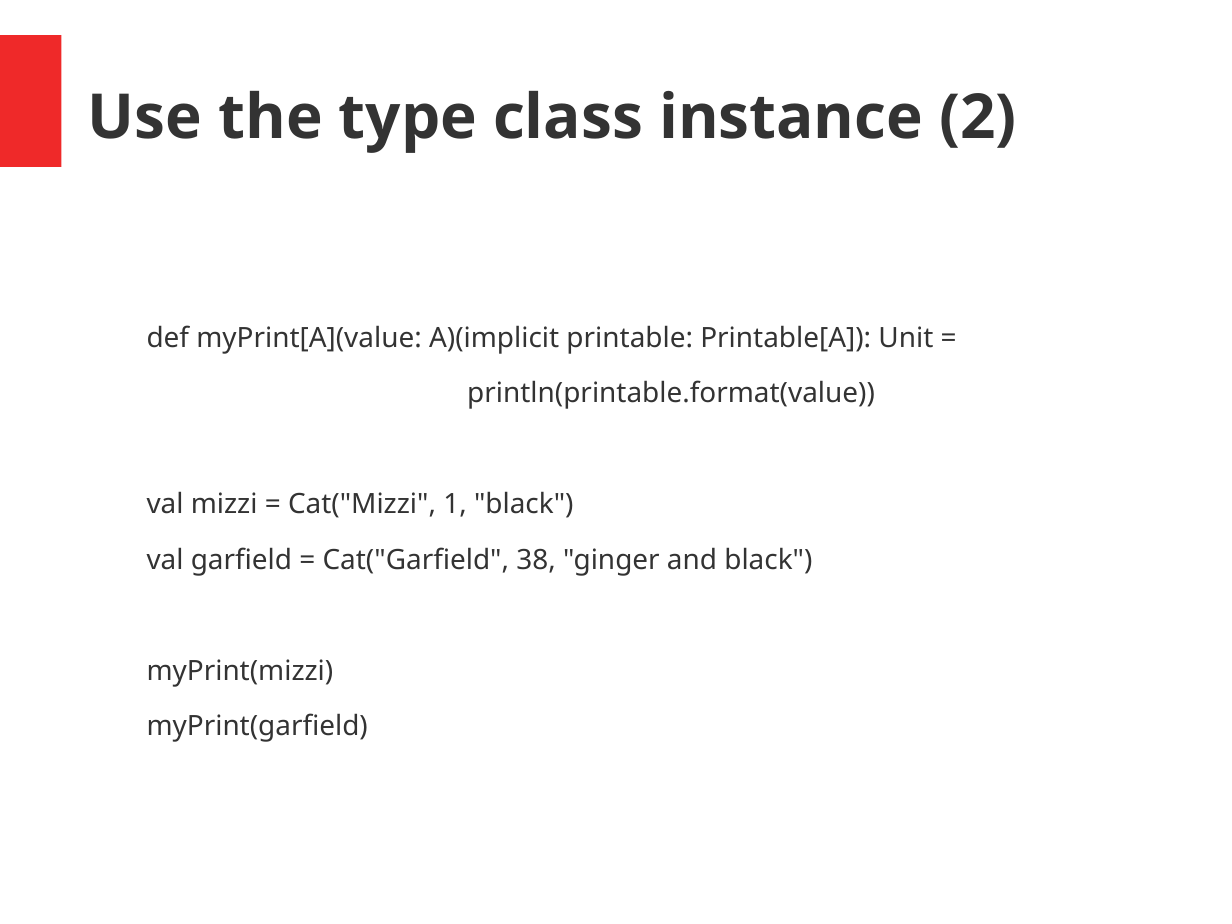
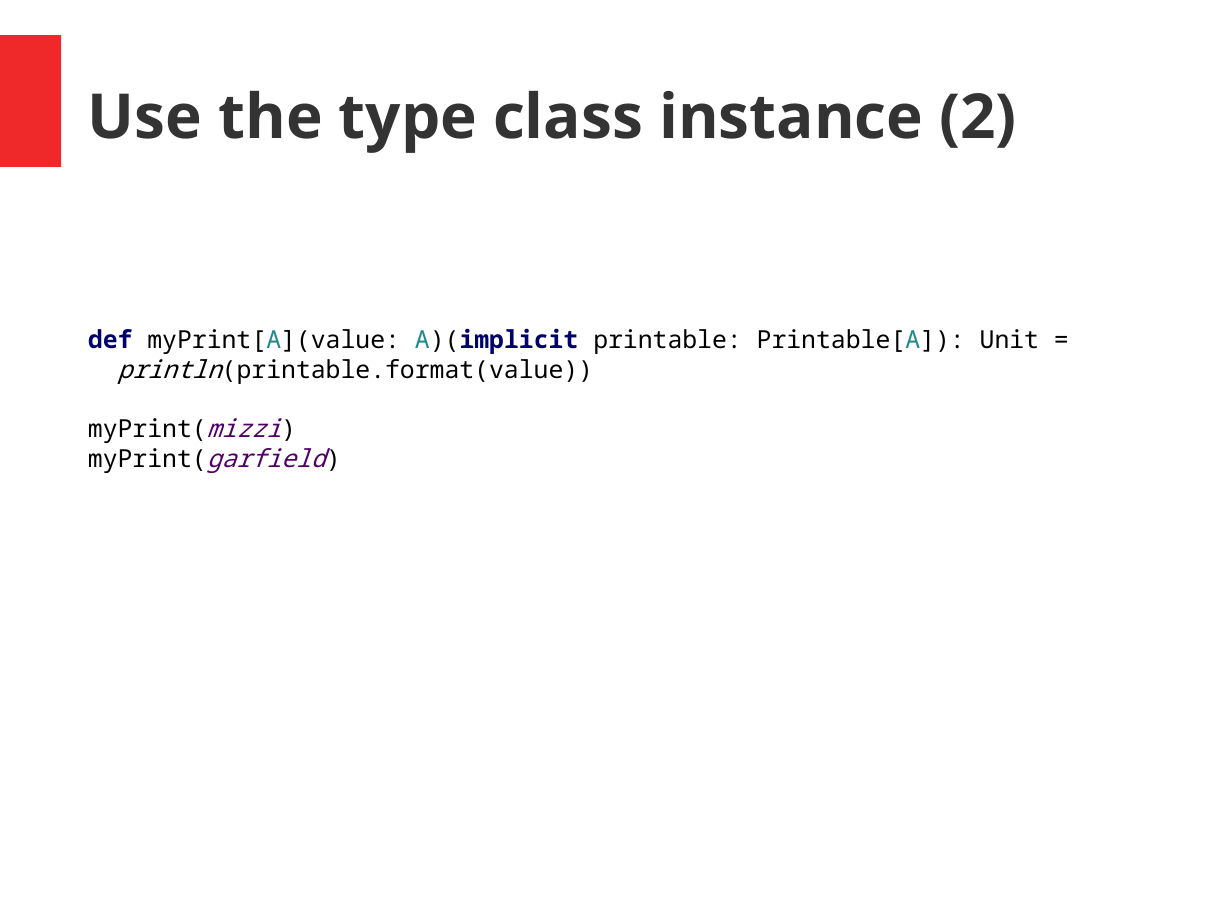
Before and after one commit to hermannhueck/typeclasses, a slide deck: slide 12 of Slides/TypeClasses.pptx (slide 10 before the commit). Drawn at 1232x924 pixels with LibreOffice and Linux fonts; fonts in the diff are those of the drawing. Boxes give left, top, right and bottom in pixels: in the first picture for what was removed or moved away, otherwise in the second. Text is boxed around its words. In the diff, an @@ line names an element or a change of style, - is before the commit and + after.

```diff
--- a/Slides/TypeClasses.pptx
+++ b/Slides/TypeClasses.pptx
@@ text "def myPrint[A](value: A)(implicit printable: Printable[A]): ..." at (x1=88, y1=328, x2=1039, y2=473): size 18 to 16 pt, font Noto Sans to Noto Sans Mono; text colour #333333 to #00006D, bold on in "def A)(implicit"; text colour #333333 to #000000 in "myPrint[A](value: A)(implicit printable: Printable[A]): Unit ...", "println(printable.format(value))", "myPrint(mizzi)", "myPrint(garfield)"; text colour #333333 to #1F888B in "myPrint[A](value: A)(implicit Printable[A]):"; italic on in "println(printable.format(value))", "myPrint(mizzi)", "myPrint(garfield)"; text colour #333333 to #520067 in "myPrint(mizzi)", "myPrint(garfield)"; indent changed; less space between paragraphs @@
@@ text at (x1=147, y1=491, x2=812, y2=576): paragraphs removed @@
-val mizzi = Cat("Mizzi", 1, "black")
-val garfield = Cat("Garfield", 38, "ginger and black")
```
Also in this commit, not shown: 11 other slides changed, 2 slides added, 1 other file.
